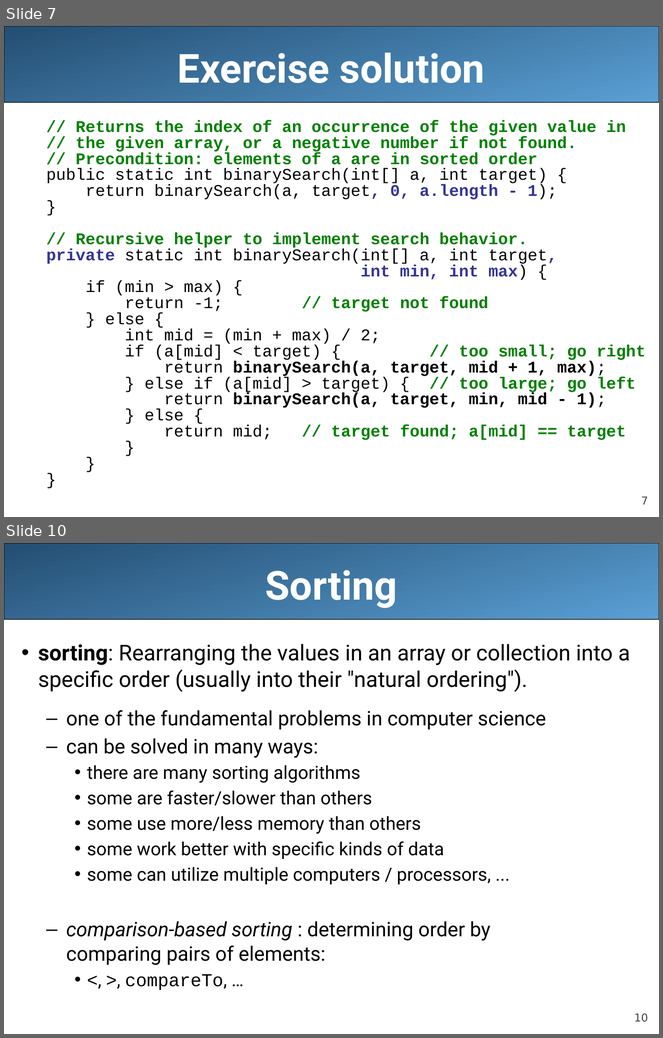
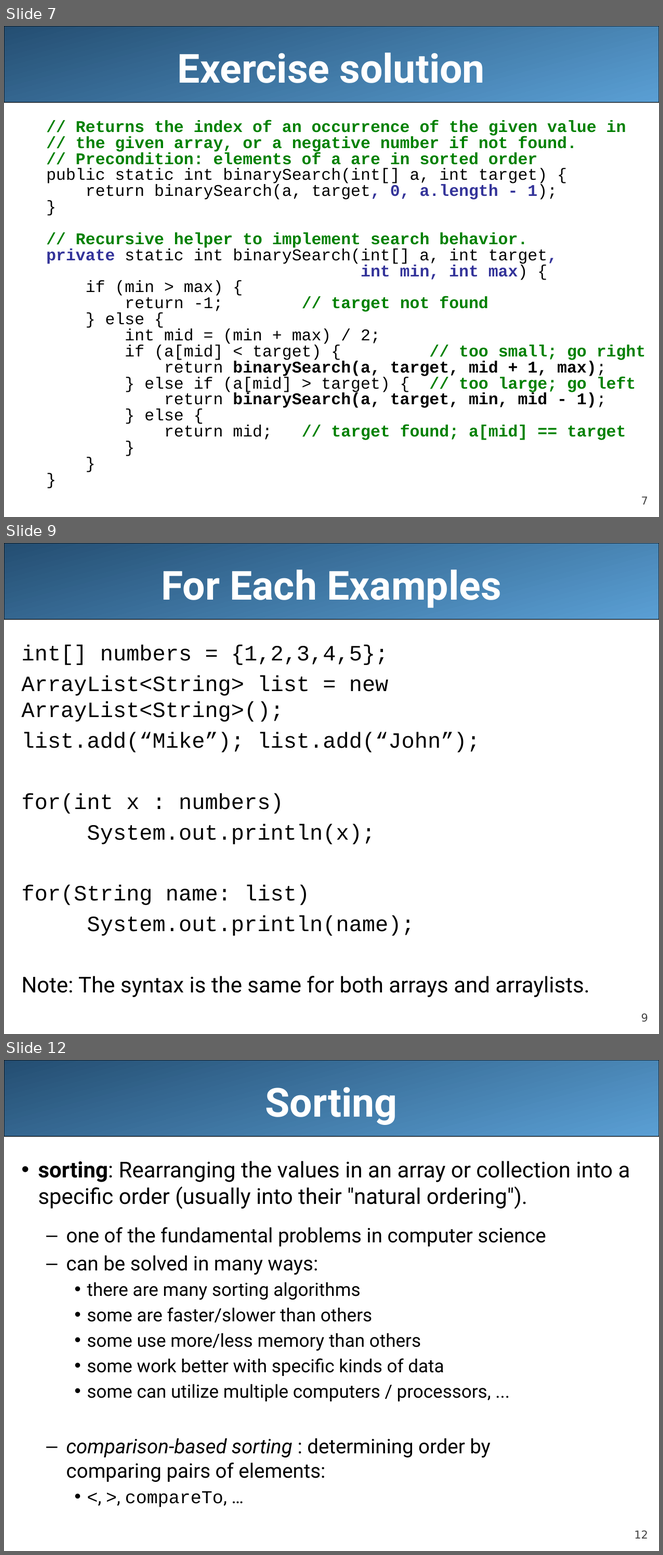
Before and after one commit to LongBaoNguyen/longbaonguyen.github.io, a slide deck: courses/apcsa/lecture21.pptx. Shown one above the other, each under a label of ours: slides 7 and 10 before the commit, slides 7, 9 and 12 after it; the slides between them are not shown. The pictures are 663x1038 and 663x1555 pixels, drawn with LibreOffice and Linux fonts; fonts in the diff are those of the drawing. Boxes give left, top, right and bottom in pixels: in the first picture for what was removed or moved away, otherwise in the second. Text is boxed around its words. In the diff, an @@ line names an element or a change of style, - is before the commit and + after.

```diff
--- a/courses/apcsa/lecture21.pptx
+++ b/courses/apcsa/lecture21.pptx
@@ slide 9 added at [4, 543, 659, 1034], background #FFFFFF; not listed: 2 template elements that a slide beside it also shows @@
@@ title added at [161, 570, 501, 608], 44 pt, text #FFFFFF, bold @@
+For Each Examples
@@ text added at [22, 645, 590, 997], 24 pt, text #000000 @@
+int[] numbers = {1,2,3,4,5};
+ArrayList<String> list = new ArrayList<String>();
+list.add(“Mike”); list.add(“John”);
+for(int x : numbers)
+System.out.println(x);
+for(String name: list)
+System.out.println(name);
+Note: The syntax is the same for both arrays and arraylists.
@@ what was slide 10 is now slide 12 @@
@@ page number at [634, 1531, 648, 1539]: text changed @@
-10
+12
```
Also in this commit, not shown: 5 slides changed, 3 other slides added, 12 other files.
